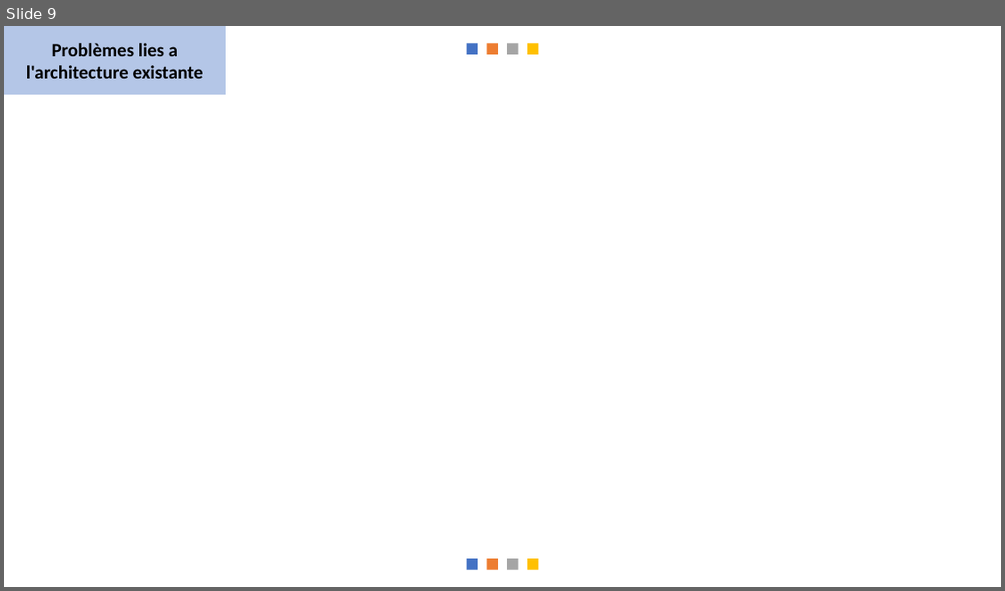
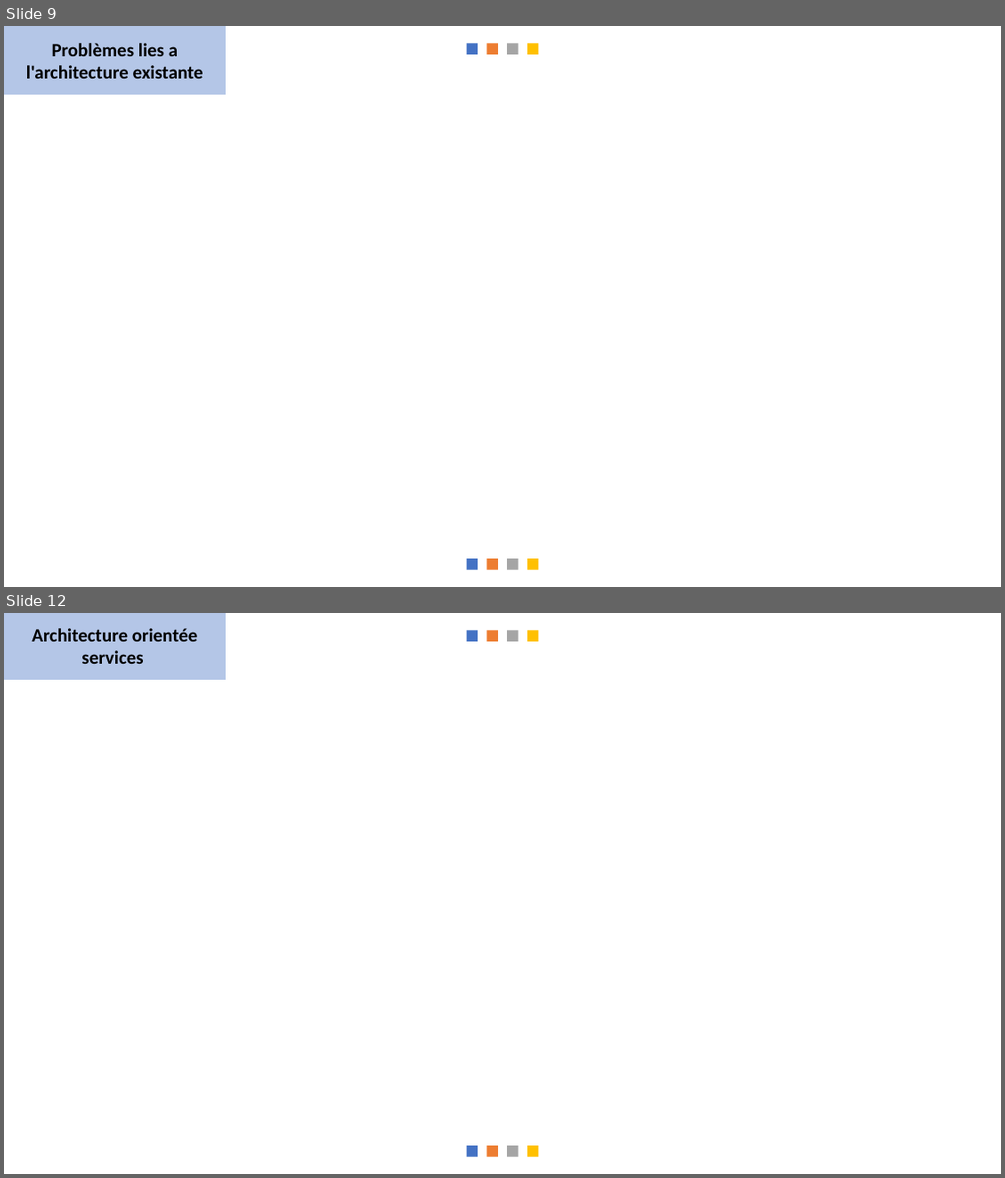
Before and after one commit to messaoudibrahim/Memoire, a slide deck: DIAPO/Présentation.pptx. Shown one above the other, each under a label of ours: slide 9 before the commit, slides 9 and 12 after it; the slides between them are not shown. The pictures are 1005x591 and 1005x1178 pixels, drawn with LibreOffice and Linux fonts; fonts in the diff are those of the drawing. Boxes give left, top, right and bottom in pixels: in the first picture for what was removed or moved away, otherwise in the second. Text is boxed around its words. In the diff, an @@ line names an element or a change of style, - is before the commit and + after.

```diff
--- a/DIAPO/Présentation.pptx
+++ b/DIAPO/Présentation.pptx
@@ slide 12 added at (4,613,1001,1174), background #FFFFFF; not listed: 8 template elements that a slide beside it also shows @@
@@ rectangle added at (4,613,226,680), fill #4472C4 at 40% opacity, 18 pt, text #000000, bold @@
+Architecture orientée services
```
Also in this commit, not shown: 11 other slides added, 1 other file.
